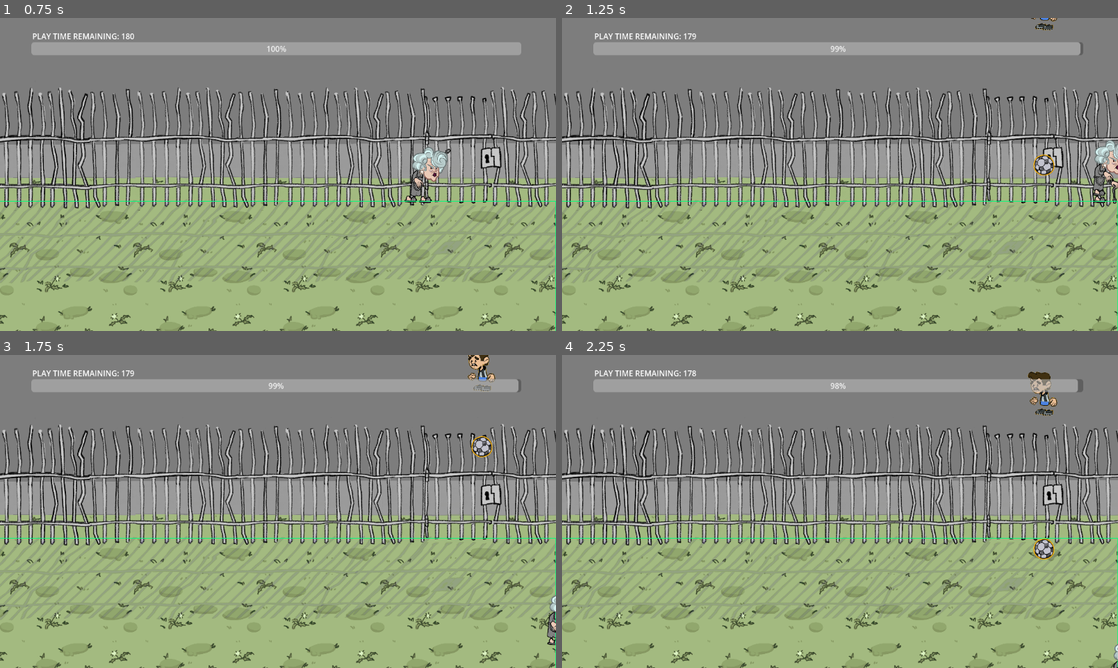
Above: before the commit, frames 1-4 (two rows, left to right).
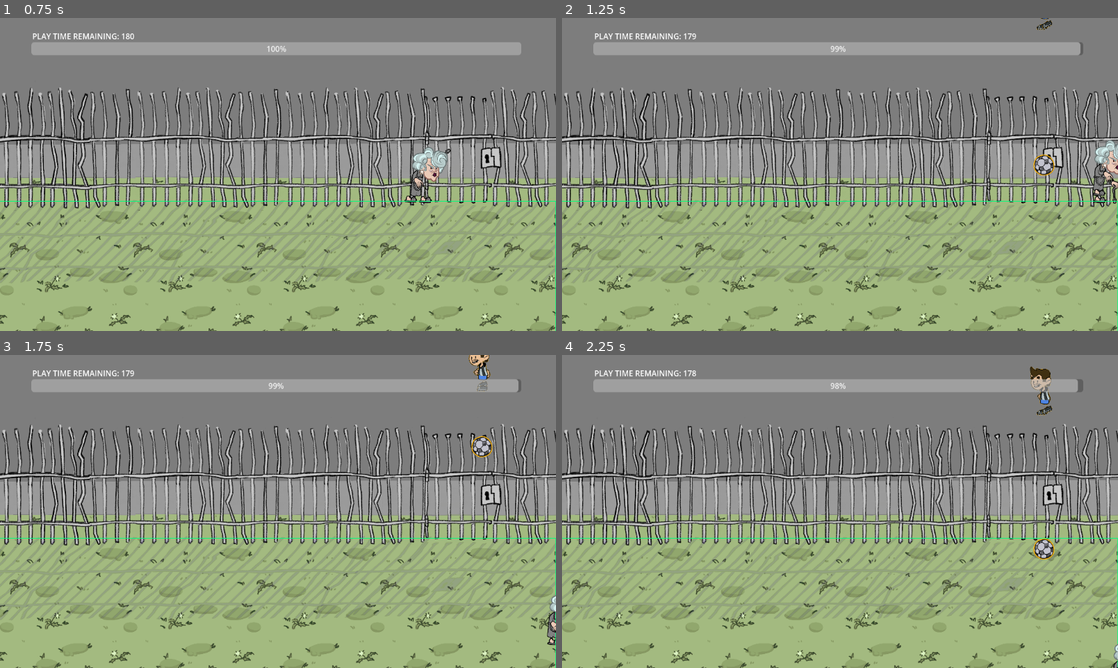
Above: after the commit, the same moments.

Repository: exe4que/ViejaDeM2024
Game: Godot game, scene res://Scenes/escena.tscn
Two runs of this game, one before a commit and one after it. Both use one fixed random seed, a clock stepped at 60 frames per second and the inputs below.
Inputs (mouse positions are in pixels of both pictures, inside the frame that each line leads up to):
- Up to frame 1 (0.75 s): move the mouse to (400, 158) at 0.52 s; hold Right (right) from 0.53 s (still down); click (400, 158) at 0.6 s
- Up to frame 2 (1.25 s): keep holding Right (right)
- Up to frame 3 (1.75 s): move the mouse to (166, 527) at 1.27 s; release Right (right) at 1.28 s; hold Down (down) from 1.28 s (still down); right-click (166, 527) at 1.35 s
- Up to frame 4 (2.25 s): move the mouse to (895, 442) at 2.02 s; release Down (down) at 2.03 s; hold Right (right) from 2.03 s (still down); click (895, 442) at 2.1 s

Frame 1 is identical in both runs. In frame 2, 0.1% of the frame differs, in the area x 84-90%, y 0-4%; in frame 3, 0.3%; in frame 4, 0.4%, in the area x 83-90%, y 3-20%.

Commit message:
walk sad(no anda bien todavia)

Diff:
--- a/Scenes/escena.tscn
+++ b/Scenes/escena.tscn
@@ -13,7 +13,7 @@
 [ext_resource type="AudioStream" uid="uid://dxd65jjvlu76" path="res://Audio/stabBall.mp3" id="9_n3qgp"]
 [ext_resource type="Texture2D" uid="uid://cdp2qk63i7u0s" path="res://Textures/Environment/calle.png" id="12_btqn4"]
 
-[node name="Node2D" type="Node2D"]
+[node name="Node2D2" type="Node2D"]
 
 [node name="Hqdefault" type="Sprite2D" parent="."]
 z_index = -4096
--- a/Scenes/pibe.tscn
+++ b/Scenes/pibe.tscn
@@ -277,6 +277,18 @@
 "transitions": PackedFloat32Array(1),
 "update": 1,
 "values": [false]
+}
+tracks/24/type = "value"
+tracks/24/imported = false
+tracks/24/enabled = true
+tracks/24/path = NodePath("Node2D/PBottom/PTop/PHead:frame")
+tracks/24/interp = 1
+tracks/24/loop_wrap = true
+tracks/24/keys = {
+"times": PackedFloat32Array(0),
+"transitions": PackedFloat32Array(1),
+"update": 1,
+"values": [0]
 }
 
 [sub_resource type="AnimationLibrary" id="AnimationLibrary_h5eon"]
@@ -555,6 +567,18 @@
 "update": 1,
 "values": [true, true]
 }
+tracks/24/type = "value"
+tracks/24/imported = false
+tracks/24/enabled = true
+tracks/24/path = NodePath("Node2D/PBottom/PTop/PHead:frame")
+tracks/24/interp = 1
+tracks/24/loop_wrap = true
+tracks/24/keys = {
+"times": PackedFloat32Array(0),
+"transitions": PackedFloat32Array(1),
+"update": 1,
+"values": [0]
+}
 
 [sub_resource type="Animation" id="Animation_pgpe6"]
 resource_name = "Climb_start"
@@ -825,6 +849,18 @@
 "transitions": PackedFloat32Array(1, 1),
 "update": 1,
 "values": [false, true]
+}
+tracks/24/type = "value"
+tracks/24/imported = false
+tracks/24/enabled = true
+tracks/24/path = NodePath("Node2D/PBottom/PTop/PHead:frame")
+tracks/24/interp = 1
+tracks/24/loop_wrap = true
+tracks/24/keys = {
+"times": PackedFloat32Array(0),
+"transitions": PackedFloat32Array(1),
+"update": 1,
+"values": [0]
 }
 
 [sub_resource type="Animation" id="Animation_pnlj2"]
@@ -1098,6 +1134,18 @@
 "update": 1,
 "values": [false, false]
 }
+tracks/24/type = "value"
+tracks/24/imported = false
+tracks/24/enabled = true
+tracks/24/path = NodePath("Node2D/PBottom/PTop/PHead:frame")
+tracks/24/interp = 1
+tracks/24/loop_wrap = true
+tracks/24/keys = {
+"times": PackedFloat32Array(0),
+"transitions": PackedFloat32Array(1),
+"update": 1,
+"values": [0]
+}
 
 [sub_resource type="Animation" id="Animation_ovx1m"]
 resource_name = "Walk_cycle"
@@ -1334,6 +1382,54 @@
 "points": PackedFloat32Array(0, -0.25, 0, 0.25, 0, 0, -0.25, 0, 0.25, 0),
 "times": PackedFloat32Array(0, 1)
 }
+tracks/21/type = "value"
+tracks/21/imported = false
+tracks/21/enabled = true
+tracks/21/path = NodePath("Node2D/PBottom/PTop/PHead:frame")
+tracks/21/interp = 1
+tracks/21/loop_wrap = true
+tracks/21/keys = {
+"times": PackedFloat32Array(0),
+"transitions": PackedFloat32Array(1),
+"update": 1,
+"values": [0]
+}
+tracks/22/type = "value"
+tracks/22/imported = false
+tracks/22/enabled = true
+tracks/22/path = NodePath("Node2D/PFootL:flip_h")
+tracks/22/interp = 1
+tracks/22/loop_wrap = true
+tracks/22/keys = {
+"times": PackedFloat32Array(-0.0416667),
+"transitions": PackedFloat32Array(1),
+"update": 1,
+"values": [false]
+}
+tracks/23/type = "value"
+tracks/23/imported = false
+tracks/23/enabled = true
+tracks/23/path = NodePath("Node2D/PBottom/PTop/PHandL:frame")
+tracks/23/interp = 1
+tracks/23/loop_wrap = true
+tracks/23/keys = {
+"times": PackedFloat32Array(0),
+"transitions": PackedFloat32Array(1),
+"update": 1,
+"values": [6]
+}
+tracks/24/type = "value"
+tracks/24/imported = false
+tracks/24/enabled = true
+tracks/24/path = NodePath("Node2D/PBottom/PTop/PHandL:flip_h")
+tracks/24/interp = 1
+tracks/24/loop_wrap = true
+tracks/24/keys = {
+"times": PackedFloat32Array(-0.0416667),
+"transitions": PackedFloat32Array(1),
+"update": 1,
+"values": [false]
+}
 
 [sub_resource type="Animation" id="Animation_ciyo8"]
 resource_name = "Walk_cycle"
@@ -1582,6 +1678,42 @@
 "update": 1,
 "values": [1, 1]
 }
+tracks/22/type = "value"
+tracks/22/imported = false
+tracks/22/enabled = true
+tracks/22/path = NodePath("Node2D/PFootL:flip_h")
+tracks/22/interp = 1
+tracks/22/loop_wrap = true
+tracks/22/keys = {
+"times": PackedFloat32Array(-0.0416667),
+"transitions": PackedFloat32Array(1),
+"update": 1,
+"values": [false]
+}
+tracks/23/type = "value"
+tracks/23/imported = false
+tracks/23/enabled = true
+tracks/23/path = NodePath("Node2D/PBottom/PTop/PHandL:frame")
+tracks/23/interp = 1
+tracks/23/loop_wrap = true
+tracks/23/keys = {
+"times": PackedFloat32Array(0),
+"transitions": PackedFloat32Array(1),
+"update": 1,
+"values": [6]
+}
+tracks/24/type = "value"
+tracks/24/imported = false
+tracks/24/enabled = true
+tracks/24/path = NodePath("Node2D/PBottom/PTop/PHandL:flip_h")
+tracks/24/interp = 1
+tracks/24/loop_wrap = true
+tracks/24/keys = {
+"times": PackedFloat32Array(-0.0416667),
+"transitions": PackedFloat32Array(1),
+"update": 1,
+"values": [false]
+}
 
 [sub_resource type="AnimationLibrary" id="AnimationLibrary_x6yu6"]
 _data = {
@@ -1604,6 +1736,60 @@
 [sub_resource type="AnimationNodeAnimation" id="AnimationNodeAnimation_c8o1n"]
 animation = &"Anim_Pibe/Idle"
 
+[sub_resource type="AnimationNodeAnimation" id="AnimationNodeAnimation_g5vre"]
+animation = &"Anim_Pibe/Climb_cycle"
+
+[sub_resource type="AnimationNodeAnimation" id="AnimationNodeAnimation_cy51b"]
+animation = &"Anim_Pibe/Climb_start"
+
+[sub_resource type="AnimationNodeAnimation" id="AnimationNodeAnimation_r5sa5"]
+animation = &"Anim_Pibe/Idle"
+
+[sub_resource type="AnimationNodeAnimation" id="AnimationNodeAnimation_dyqyy"]
+animation = &"Anim_Pibe/Walk_cycle"
+
+[sub_resource type="AnimationNodeAnimation" id="AnimationNodeAnimation_mkava"]
+animation = &"Anim_Pibe/WalkSad_cycle"
+
+[sub_resource type="AnimationNodeStateMachineTransition" id="AnimationNodeStateMachineTransition_35nny"]
+advance_mode = 2
+
+[sub_resource type="AnimationNodeStateMachineTransition" id="AnimationNodeStateMachineTransition_tp4bk"]
+advance_mode = 2
+
+[sub_resource type="AnimationNodeStateMachineTransition" id="AnimationNodeStateMachineTransition_2p0e7"]
+advance_mode = 2
+
+[sub_resource type="AnimationNodeStateMachineTransition" id="AnimationNodeStateMachineTransition_wrafa"]
+advance_mode = 2
+
+[sub_resource type="AnimationNodeStateMachineTransition" id="AnimationNodeStateMachineTransition_a47ea"]
+advance_mode = 2
+
+[sub_resource type="AnimationNodeStateMachineTransition" id="AnimationNodeStateMachineTransition_jn6a4"]
+advance_mode = 2
+
+[sub_resource type="AnimationNodeStateMachineTransition" id="AnimationNodeStateMachineTransition_auwws"]
+advance_mode = 2
+
+[sub_resource type="AnimationNodeStateMachineTransition" id="AnimationNodeStateMachineTransition_i56mj"]
+advance_mode = 2
+
+[sub_resource type="AnimationNodeStateMachine" id="AnimationNodeStateMachine_muyaw"]
+states/Start/position = Vector2(1, 88)
+states/climb/node = SubResource("AnimationNodeAnimation_g5vre")
+states/climb/position = Vector2(666, 263)
+states/climbStart/node = SubResource("AnimationNodeAnimation_cy51b")
+states/climbStart/position = Vector2(336, 331)
+states/idle/node = SubResource("AnimationNodeAnimation_r5sa5")
+states/idle/position = Vector2(142, 83)
+states/walk/node = SubResource("AnimationNodeAnimation_dyqyy")
+states/walk/position = Vector2(166, 169)
+states/walkSad/node = SubResource("AnimationNodeAnimation_mkava")
+states/walkSad/position = Vector2(497, 100)
+transitions = ["walkSad", "End", SubResource("AnimationNodeStateMachineTransition_35nny"), "climbStart", "climb", SubResource("AnimationNodeStateMachineTransition_tp4bk"), "Start", "idle", SubResource("AnimationNodeStateMachineTransition_2p0e7"), "idle", "walk", SubResource("AnimationNodeStateMachineTransition_wrafa"), "walk", "walkSad", SubResource("AnimationNodeStateMachineTransition_a47ea"), "walk", "climbStart", SubResource("AnimationNodeStateMachineTransition_jn6a4"), "climb", "walk", SubResource("AnimationNodeStateMachineTransition_auwws"), "climb", "walkSad", SubResource("AnimationNodeStateMachineTransition_i56mj")]
+graph_offset = Vector2(-109, 7)
+
 [sub_resource type="AnimationNodeBlend2" id="AnimationNodeBlend2_fv3ti"]
 
 [sub_resource type="AnimationNodeBlend2" id="AnimationNodeBlend2_8cqi5"]
@@ -1611,7 +1797,7 @@
 [sub_resource type="AnimationNodeBlend2" id="AnimationNodeBlend2_melak"]
 
 [sub_resource type="AnimationNodeBlendTree" id="AnimationNodeBlendTree_acmsi"]
-graph_offset = Vector2(-321.469, -37.7878)
+graph_offset = Vector2(996.191, -302.466)
 nodes/Animation/node = SubResource("AnimationNodeAnimation_c8o1n")
 nodes/Animation/position = Vector2(280, -120)
 "nodes/Animation 2/node" = SubResource("AnimationNodeAnimation_ying3")
@@ -1620,9 +1806,11 @@
 "nodes/Animation 3/position" = Vector2(280, 140)
 "nodes/Animation 4/node" = SubResource("AnimationNodeAnimation_xnq6j")
 "nodes/Animation 4/position" = Vector2(1000, 340)
+nodes/animStates/node = SubResource("AnimationNodeStateMachine_muyaw")
+nodes/animStates/position = Vector2(1040, -180)
 nodes/climb/node = SubResource("AnimationNodeBlend2_fv3ti")
 nodes/climb/position = Vector2(680, -40)
-nodes/output/position = Vector2(1520, 60)
+nodes/output/position = Vector2(1560, -40)
 nodes/walk/node = SubResource("AnimationNodeBlend2_8cqi5")
 nodes/walk/position = Vector2(1020, 40)
 nodes/walkSad/node = SubResource("AnimationNodeBlend2_melak")
@@ -1678,7 +1866,6 @@
 offset = Vector2(-40, -60)
 hframes = 4
 vframes = 4
-frame = 1
 
 [node name="PHandL" type="Sprite2D" parent="Node2D/PBottom/PTop"]
 position = Vector2(80, -4)
@@ -1710,7 +1897,6 @@
 autoplay = "Anim_Pibe/Idle"
 
 [node name="AnimationTree_pibe" type="AnimationTree" parent="."]
-active = false
 libraries = {
 "": SubResource("AnimationLibrary_h5eon"),
 "Anim_Pibe": SubResource("AnimationLibrary_x6yu6")
--- a/Scenes/vieja.tscn
+++ b/Scenes/vieja.tscn
@@ -1498,7 +1498,6 @@
 [sub_resource type="AnimationNodeOneShot" id="AnimationNodeOneShot_jl73q"]
 
 [sub_resource type="AnimationNodeBlendTree" id="AnimationNodeBlendTree_q35j8"]
-graph_offset = Vector2(174.492, 280.716)
 nodes/Add2/node = SubResource("AnimationNodeAdd2_lp0hi")
 nodes/Add2/position = Vector2(1029, 630)
 nodes/Animation/node = SubResource("AnimationNodeAnimation_5cqeu")
--- a/Scripts/States/PendejoStateMachine.gd
+++ b/Scripts/States/PendejoStateMachine.gd
@@ -84,14 +84,17 @@
 		State.IDLE:
 			animation_tree.set("parameters/climb/blend_amount", 0.0)
 			animation_tree.set("parameters/walk/blend_amount", 0.0)
+			animation_tree.set("parameters/WalkSad/blend_amount", 0.0)
 			#print("IDLE")
 		State.MOVE:
 			animation_tree.set("parameters/climb/blend_amount", 0.0)
 			animation_tree.set("parameters/walk/blend_amount", 1.0)
+			animation_tree.set("parameters/WalkSad/blend_amount", 0.0)
 			#print("MOVE")
 		State.CLIMB:
 			animation_tree.set("parameters/climb/blend_amount", 1.0)
 			animation_tree.set("parameters/walk/blend_amount", 0.0)
+			animation_tree.set("parameters/WalkSad/blend_amount", 0.0)
 			#print("CLIMB")
 		State.DESCEND:
 			for sprite in sprites:
@@ -102,10 +105,12 @@
 				EntitiesManager.add_entity(self)
 			animation_tree.set("parameters/climb/blend_amount", 1.0)
 			animation_tree.set("parameters/Walk/blend_amount", 0.0)
+			animation_tree.set("parameters/walkSad/blend_amount", 0.0)
 			#print("DESCEND")
 		State.DEAD:
 			animation_tree.set("parameters/climb/blend_amount", 0.0)
-			animation_tree.set("parameters/Walk/blend_amount", 1.0)
+			animation_tree.set("parameters/walk/blend_amount", 0.0)
+			animation_tree.set("parameters/walkSad/blend_amount", 1.0)
 			died = true
 			#print("DEAD")
 		State.EXIT:
Not shown: 1 places in Scenes/escena.tscn that only renumber resources
Not shown: 1 places in Scenes/pibe.tscn that only renumber resources
